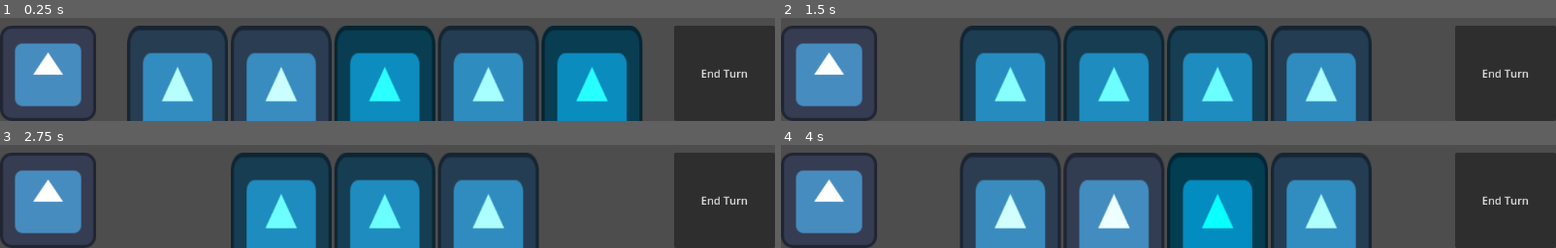
Above: before the commit, frames 1-4 (two rows, left to right).
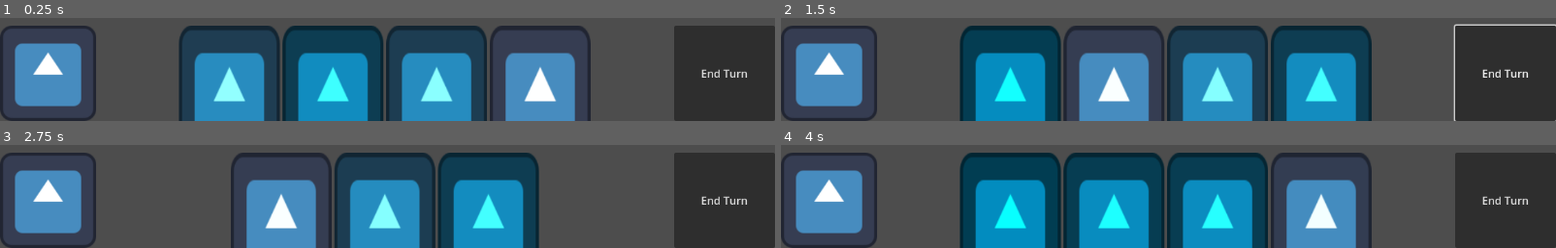
Above: after the commit, the same moments.

Repository: MichaelRRyan/GGJ-2025
Game: Godot game, scene res://Gameplay/gameplay.tscn
Same seed, same stepped clock (60 frames per second), same inputs: the game is played once before the commit and once after it. The engine's default icon, where the game draws it, is replaced by a stand-in: a white triangle on a blue panel in a dark square.
Inputs (mouse positions are in pixels of both pictures, inside the frame that each line leads up to):
- Up to frame 1 (0.25 s): no input
- Up to frame 2 (1.5 s): click "End Turn" at 0.5 s; click (959, 99) at 1.27 s
- Up to frame 3 (2.75 s): click (232, 226) at 2.02 s
- Up to frame 4 (4 s): click "End Turn" at 2.75 s; click (959, 226) at 3.52 s

The runs differ from the first frame. In frame 1, 46% of the frame differs, in the area x 16-83%, y 7-100%; in frame 2, 28%; in frame 3, 17%; in frame 4, 25%.

Commit message:
Integrated card UI into card manager

Diff:
--- a/Features/CardInterface/card_interface.gd
+++ b/Features/CardInterface/card_interface.gd
@@ -1,7 +1,8 @@
+class_name CardInterface
 extends CanvasLayer
 
 signal turn_ended
-signal card_played(card)
+signal card_played(card : Card)
 
 # _ = private
 # s = preloaded Scene
@@ -13,8 +14,22 @@
 
 
 #-------------------------------------------------------------------------------
+# TODO Move this to card manager
 func shuffle() -> void:
 	pass
+
+
+#-------------------------------------------------------------------------------
+func setup_cards(cards : Array) -> void:
+	_discard_all()
+
+	for card in cards:
+		var interactable : InteractableCard = _s_InteractableCard.instantiate()
+		_n_hand.add_child(interactable)
+
+		interactable.setup(card)
+		interactable.connect("card_played", _on_card_played.bind(interactable))
+		interactable.modulate.r = randf_range(0, 1) # TEMP: Change card colour so we can tell when we draw new cards
 
 
 #-------------------------------------------------------------------------------
@@ -31,25 +46,21 @@
 
 #-------------------------------------------------------------------------------
 func _end_turn() -> void:
-	var cards = _n_hand.get_children()
-
-	# We can delete while looping in the array because queue_free queues the
-	# delete operation until a later frame
-	for card in cards:
-		card.queue_free() # Deletes the card node
-		# Later we will need to add the card data to the discard pile, but this
-		# will happen in another script.
-
+	_discard_all()
 	turn_ended.emit()
 
 
 #-------------------------------------------------------------------------------
-func _on_card_played(interactable_card : Control) -> void:
+func _on_card_played(interactable_card : InteractableCard) -> void:
 	# TODO: Need to validate if the card can be played.
 	if is_instance_valid(interactable_card):
-		# TODO: Replace with a GET to the actual card within the interactable card
-		card_played.emit(interactable_card)
+		card_played.emit(interactable_card.get_card())
 		interactable_card.queue_free()
 
 
 #-------------------------------------------------------------------------------
+func _discard_all():
+	var cards = _n_hand.get_children()
+
+	for card in cards:
+		card.queue_free() # Deletes the card UI node
--- a/Features/CardInterface/interactable_card.gd
+++ b/Features/CardInterface/interactable_card.gd
@@ -1,6 +1,19 @@
+class_name InteractableCard
 extends Control
 
 signal card_played
+
+var _card : Card = null
+
+
+#-------------------------------------------------------------------------------
+func setup(card : Card) -> void:
+	_card = card
+
+
+#-------------------------------------------------------------------------------
+func get_card() -> Card:
+	return _card
 
 
 #-------------------------------------------------------------------------------
--- a/Features/Cards/CardManager.gd
+++ b/Features/Cards/CardManager.gd
@@ -1,4 +1,10 @@
 extends Node
+
+var _draw_deck := Deck.new()
+var _discard_deck := Deck.new()
+var _hand_cards := []
+var _max_hand_size : int = 5
+
 
 func create_card(name: String, description: String, effect: Effect) -> Card:
 	# Create the card with the name, description and assign the effect
@@ -11,9 +17,6 @@
 
 
 func _ready():
-	var deck = Deck.new()
-
-	var player = get_parent().get_node("Player")
 	var spirit = get_parent().get_node("Spirit")
 
 	# Create a damage card that damage the Spirit
@@ -21,8 +24,38 @@
 	damage_effect.target = spirit
 	var damage_card_spirit = create_card("DamageCard", "Deal damage to the player.", damage_effect)
 
-	deck.add_card(damage_card_spirit)
+	_draw_deck.add_card(damage_card_spirit)
+	_draw_deck.add_card(damage_card_spirit)
+	_draw_deck.add_card(damage_card_spirit)
+	_draw_deck.add_card(damage_card_spirit)
 
-	var card = deck.draw()
-	if card:
-		card.play()
+
+#-------------------------------------------------------------------------------
+func draw_cards():
+	_hand_cards.append_array(_draw_deck.draw(_max_hand_size))
+
+	# If the deck runs out, reshuffle the discard pile and redraw
+	if _hand_cards.size() < _max_hand_size:
+		var discards : Array = _discard_deck.draw(1000) # Rediculously high number so all cards are drawn
+		_draw_deck.add_cards(discards)
+		_hand_cards.append_array(_draw_deck.draw(_max_hand_size - _hand_cards.size()))
+
+	# Represent the cards in the UI.
+	var card_interface : CardInterface = get_parent().get_node("CardInterface")
+	card_interface.setup_cards(_hand_cards) # Need to move this 5 into a variable
+
+
+#-------------------------------------------------------------------------------
+func play_card(card : Card):
+	card.play()
+	_discard_deck.add_card(card)
+	_hand_cards.erase(card) # Doesn't delete the card, just removes it from the hand.
+
+
+#-------------------------------------------------------------------------------
+func _on_card_interface_turn_ended() -> void:
+	_discard_deck.add_cards(_hand_cards)
+	_hand_cards.clear()
+
+
+#-------------------------------------------------------------------------------
--- a/Features/Cards/Deck.gd
+++ b/Features/Cards/Deck.gd
@@ -1,14 +1,24 @@
 extends Node
 class_name Deck
 
-var cards: Array = []
+var _cards: Array = []
 
 func add_card(card: Card):
-	cards.append(card)
+	_cards.append(card)
 
-func draw() -> Card:
-	if cards.size() > 0:
-		return cards.pop_front()
-	else:
-		print("Deck is empty!")
-		return null
+
+func add_cards(cards : Array) -> void:
+	_cards.append_array(cards)
+
+
+func draw(num_cards : int) -> Array:
+	var draw_cards = []
+
+	for _i in num_cards:
+		if not _cards.is_empty():
+			draw_cards.append(_cards.pop_front())
+		else:
+			print("Deck is empty!")
+			break
+
+	return draw_cards
--- a/Gameplay/gameplay.tscn
+++ b/Gameplay/gameplay.tscn
@@ -26,5 +26,7 @@
 [node name="Deck" type="Node" parent="CardManager"]
 script = ExtResource("3_1wbub")
 
-[connection signal="draw_cards" from="TurnManager" to="CardInterface" method="draw_cards"]
+[connection signal="draw_cards" from="TurnManager" to="CardManager" method="draw_cards"]
+[connection signal="card_played" from="CardInterface" to="CardManager" method="play_card"]
 [connection signal="turn_ended" from="CardInterface" to="TurnManager" method="_on_card_interface_turn_ended"]
+[connection signal="turn_ended" from="CardInterface" to="CardManager" method="_on_card_interface_turn_ended"]
